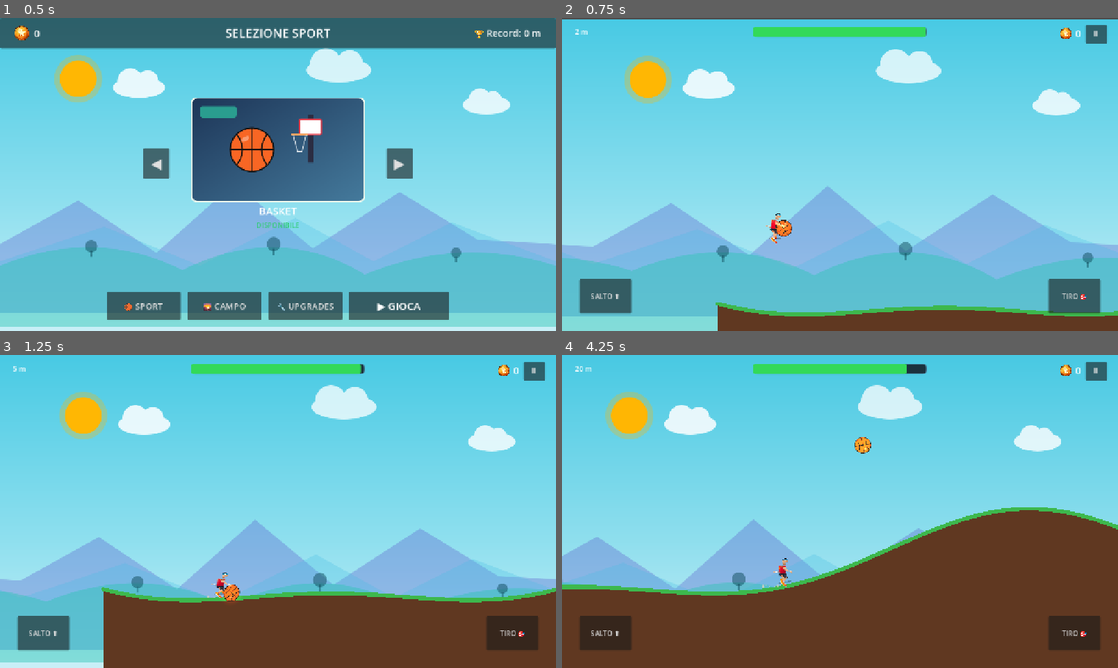
Above: before the commit, frames 1-4 (two rows, left to right).
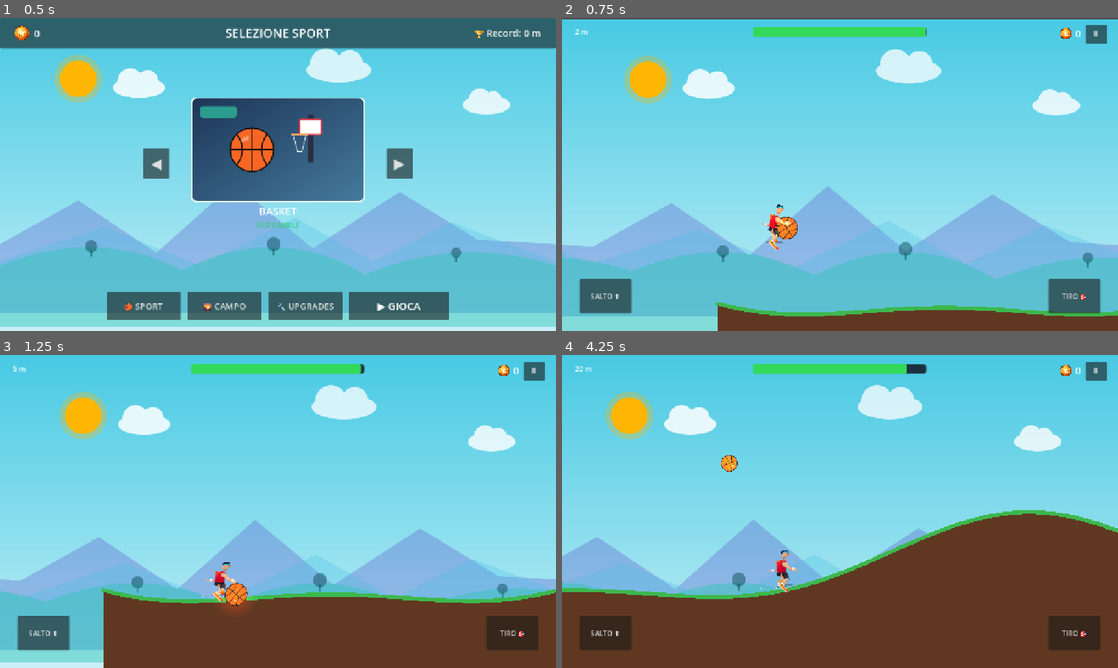
Above: after the commit, the same moments.

Repository: zannaStack/SkyHoops
Game: Godot game, scene res://scenes/main_menu.tscn
Same seed, same stepped clock (60 frames per second), same inputs: the game is played once before the commit and once after it.
Inputs (mouse positions are in pixels of both pictures, inside the frame that each line leads up to):
- Up to frame 1 (0.5 s): no input
- Up to frame 2 (0.75 s): click "▶ GIOCA" at 0.5 s
- Up to frame 3 (1.25 s): no input
- Up to frame 4 (4.25 s): click "SALTO ⬆" at 1.25 s; click "TIRO 🎯" at 2 s; tap Enter at 2.75 s; move the mouse to (962, 495) at 2.77 s; hold Up 2.78-3.5 s; tap F at 2.85 s; click (962, 495) at 2.92 s; tap Space at 3.02, 3.32 s; tap E at 3.05 s; drag from (728, 527) to (812, 574) at 3.52 s

Frame 1 is identical in both runs. In frame 2, 0.4% of the frame differs, in the area x 35-43%, y 59-75%; in frame 3, 1.1%; in frame 4, 2.7%, in the area x 0-100%, y 26-78%.

Commit message:
feat(graphics): scala il player atletico al 150% con proporzioni palla, palleggio e collider coordinati

Diff:
--- a/sky-hoops/scenes/player.tscn
+++ b/sky-hoops/scenes/player.tscn
@@ -14,7 +14,7 @@
 [ext_resource type="Texture2D" path="res://assets/player_rig/arm_forearm_front.svg" id="13_arm_forearm_front"]
 
 [sub_resource type="CircleShape2D" id="CircleShape2D_7fw7d"]
-radius = 26.0
+radius = 34.0
 
 [sub_resource type="Gradient" id="Gradient_player_fire"]
 colors = PackedColorArray(1, 0.5, 0.1, 0.85, 1, 0.2, 0, 0)
@@ -674,8 +674,8 @@
 shape = SubResource("CircleShape2D_7fw7d")
 
 [node name="Rig" type="Node2D" parent="." unique_id=497611058]
-position = Vector2(0, -6)
-scale = Vector2(0.5, 0.5)
+position = Vector2(0, -9)
+scale = Vector2(0.75, 0.75)
 
 [node name="Shadow" type="Polygon2D" parent="Rig"]
 position = Vector2(0, 48)
@@ -761,17 +761,17 @@
 position_smoothing_enabled = true
 
 [node name="BallVisual" type="Sprite2D" parent="." unique_id=1659212538]
-position = Vector2(24, 4)
-scale = Vector2(0.4, 0.4)
+position = Vector2(34, 6)
+scale = Vector2(0.55, 0.55)
 texture = ExtResource("3_dqkch")
 
 [node name="BallLight" type="PointLight2D" parent="BallVisual" unique_id=1659212539]
 energy = 1.1
 texture = SubResource("GradientTexture2D_player_fire")
-texture_scale = 2.4
+texture_scale = 3.2
 
 [node name="DustParticles" type="CPUParticles2D" parent="." unique_id=1849201948]
-position = Vector2(-12, 22)
+position = Vector2(-16, 28)
 emitting = false
 amount = 16
 lifetime = 0.35
@@ -785,7 +785,7 @@
 color = Color(0.85, 0.82, 0.75, 0.6)
 
 [node name="FireParticles" type="CPUParticles2D" parent="." unique_id=1849201949]
-position = Vector2(-14, -6)
+position = Vector2(-18, -10)
 emitting = false
 amount = 26
 lifetime = 0.45
--- a/sky-hoops/scripts/player.gd
+++ b/sky-hoops/scripts/player.gd
@@ -28,8 +28,8 @@
 var current_dunk_hoop: Node2D = null
 var was_on_floor: bool = true
 var dribble_timer: float = 0.0
-const BASE_PLAYER_SCALE: Vector2 = Vector2(0.50, 0.50)
-var base_ball_scale: Vector2 = Vector2(0.40, 0.40)
+const BASE_PLAYER_SCALE: Vector2 = Vector2(0.75, 0.75)
+var base_ball_scale: Vector2 = Vector2(0.55, 0.55)
 
 # Parametri Combo e modalità "On Fire"
 var combo_count: int = 0
@@ -225,7 +225,7 @@
 	if not was_on_floor and is_on_floor() and not is_game_over:
 		if rig:
 			var land_tween = create_tween()
-			land_tween.tween_property(rig, "scale", Vector2(0.58, 0.42), 0.06).set_trans(Tween.TRANS_QUAD).set_ease(Tween.EASE_OUT)
+			land_tween.tween_property(rig, "scale", BASE_PLAYER_SCALE * Vector2(1.16, 0.84), 0.06).set_trans(Tween.TRANS_QUAD).set_ease(Tween.EASE_OUT)
 			land_tween.tween_property(rig, "scale", BASE_PLAYER_SCALE, 0.12).set_trans(Tween.TRANS_SINE)
 		GameManager.vibrate_light()
 	was_on_floor = is_on_floor()
@@ -265,7 +265,7 @@
 			anim_player.play("jump", 0.08)
 		if rig:
 			var tween = create_tween()
-			tween.tween_property(rig, "scale", Vector2(0.40, 0.62), 0.08)
+			tween.tween_property(rig, "scale", BASE_PLAYER_SCALE * Vector2(0.80, 1.24), 0.08)
 			tween.tween_property(rig, "scale", BASE_PLAYER_SCALE, 0.15)
 
 # --- SISTEMA PALLEGGIO FISICO REALISTICO (DRIBBLING) ---
@@ -278,15 +278,15 @@
 
 	# 1. In fase di caricamento tiro (Aim con slow-motion)
 	if is_dragging or is_button_charging:
-		var aim_x = -18.0 if current_drag_vector.x < -10.0 else 22.0
-		var target_aim_pos = Vector2(aim_x, -24.0)
+		var aim_x = -24.0 if current_drag_vector.x < -10.0 else 30.0
+		var target_aim_pos = Vector2(aim_x, -32.0)
 		ball_visual.position = ball_visual.position.lerp(target_aim_pos, 16.0 * delta)
 		ball_visual.scale = ball_visual.scale.lerp(base_ball_scale, 14.0 * delta)
 		return
 
 	# 2. In Schiacciata pronta (Slam Dunk range)
 	if can_dunk:
-		var target_dunk_pos = Vector2(16.0, -32.0)
+		var target_dunk_pos = Vector2(22.0, -42.0)
 		ball_visual.position = ball_visual.position.lerp(target_dunk_pos, 14.0 * delta)
 		ball_visual.scale = ball_visual.scale.lerp(base_ball_scale, 14.0 * delta)
 		return
@@ -295,7 +295,7 @@
 	var is_flying: bool = (GameManager.special_ability_level >= 3 and int(global_position.x / 50.0) < 1000)
 	if not is_on_floor() or is_flying:
 		# Palla raccolta al petto/in controllo durante il balzo
-		var air_pos = Vector2(20.0, -8.0 + sin(Time.get_ticks_msec() * 0.007) * 3.0)
+		var air_pos = Vector2(26.0, -10.0 + sin(Time.get_ticks_msec() * 0.007) * 4.0)
 		ball_visual.position = ball_visual.position.lerp(air_pos, 12.0 * delta)
 		ball_visual.scale = ball_visual.scale.lerp(base_ball_scale, 12.0 * delta)
 		return
@@ -306,8 +306,8 @@
 
 	# Ciclo rimbalzo: 0 = mano in alto, 1 = tocco del suolo in basso
 	var cycle: float = abs(sin(dribble_timer))
-	var dribble_y: float = lerp(-2.0, 22.0, cycle)
-	var dribble_x: float = lerp(18.0, 26.0, cycle)
+	var dribble_y: float = lerp(-3.0, 30.0, cycle)
+	var dribble_x: float = lerp(24.0, 36.0, cycle)
 
 	ball_visual.position.x = dribble_x
 	ball_visual.position.y = dribble_y
@@ -334,11 +334,11 @@
 		var dx: float = hoop.global_position.x - global_position.x
 		var dy: float = hoop.global_position.y - global_position.y
 
-		# CONDIZIONI PRECISE SCHIACCIATA:
-		# 1. Molto vicino orizzontalmente (da -15px a 85px dal ferro)
-		var is_close_x: bool = dx > -15.0 and dx < 85.0
+		# CONDIZIONI PRECISE SCHIACCIATA (adattate alle proporzioni del player 150%):
+		# 1. Molto vicino orizzontalmente (da -20px a 105px dal ferro)
+		var is_close_x: bool = dx > -20.0 and dx < 105.0
 		# 2. Vicino verticalmente alla quota canestro
-		var is_close_y: bool = abs(dy) < 130.0
+		var is_close_y: bool = abs(dy) < 145.0
 		# 3. La palla si trova INTERAMENTE SOPRA il canestro (Y minore = più in alto)
 		var is_ball_above_hoop: bool = ball_visual.global_position.y < (hoop.global_position.y - 10.0)
 
@@ -399,15 +399,15 @@
 		anim_player.play("dunk", 0.05)
 
 	# FASE 1: Scatto atletico e inchiodata a due mani sul ferro
-	var slam_pos: Vector2 = hoop.global_position + Vector2(-10.0, -32.0)
+	var slam_pos: Vector2 = hoop.global_position + Vector2(-12.0, -40.0)
 	var tween = create_tween()
 	tween.tween_property(self, "global_position", slam_pos, 0.06).set_trans(Tween.TRANS_QUAD).set_ease(Tween.EASE_OUT)
 	if rig:
 		tween.parallel().tween_property(rig, "rotation", 0.35, 0.06)
-		tween.parallel().tween_property(rig, "scale", Vector2(0.64, 0.40), 0.06)
+		tween.parallel().tween_property(rig, "scale", BASE_PLAYER_SCALE * Vector2(1.28, 0.80), 0.06)
 
 	# FASE 2: PIROETTA ACROBATICA (360° spin somersault) e proiezione fluida oltre il canestro
-	var exit_pos_x: float = hoop.global_position.x + 55.0 # Oltre il tabellone
+	var exit_pos_x: float = hoop.global_position.x + 65.0 # Oltre il tabellone
 	tween.tween_property(self, "global_position:x", exit_pos_x, 0.32).set_trans(Tween.TRANS_QUAD).set_ease(Tween.EASE_OUT)
 	if rig:
 		tween.parallel().tween_property(rig, "rotation", 0.35 + TAU, 0.38).set_trans(Tween.TRANS_CUBIC).set_ease(Tween.EASE_OUT)
@@ -557,7 +557,7 @@
 
 	if rig:
 		var tween = create_tween()
-		tween.tween_property(rig, "scale", Vector2(0.62, 0.40), 0.1)
+		tween.tween_property(rig, "scale", BASE_PLAYER_SCALE * Vector2(1.24, 0.80), 0.1)
 		tween.tween_property(rig, "scale", BASE_PLAYER_SCALE, 0.2)
 
 func reset_combo() -> void:
Not shown, added: sky-hoops/assets/player_rig/arm_back.svg.import
Not shown, added: sky-hoops/assets/player_rig/arm_forearm_front.svg.import
Not shown, added: sky-hoops/assets/player_rig/arm_upper_front.svg.import
Not shown, added: sky-hoops/assets/player_rig/head.svg.import
Not shown, added: sky-hoops/assets/player_rig/shin_back.svg.import
Not shown, added: sky-hoops/assets/player_rig/shin_front.svg.import
Not shown, added: sky-hoops/assets/player_rig/thigh_back.svg.import
Not shown, added: sky-hoops/assets/player_rig/thigh_front.svg.import
Not shown, added: sky-hoops/assets/player_rig/torso.svg.import
Not shown, changed: sky-hoops/MAPPING.md
